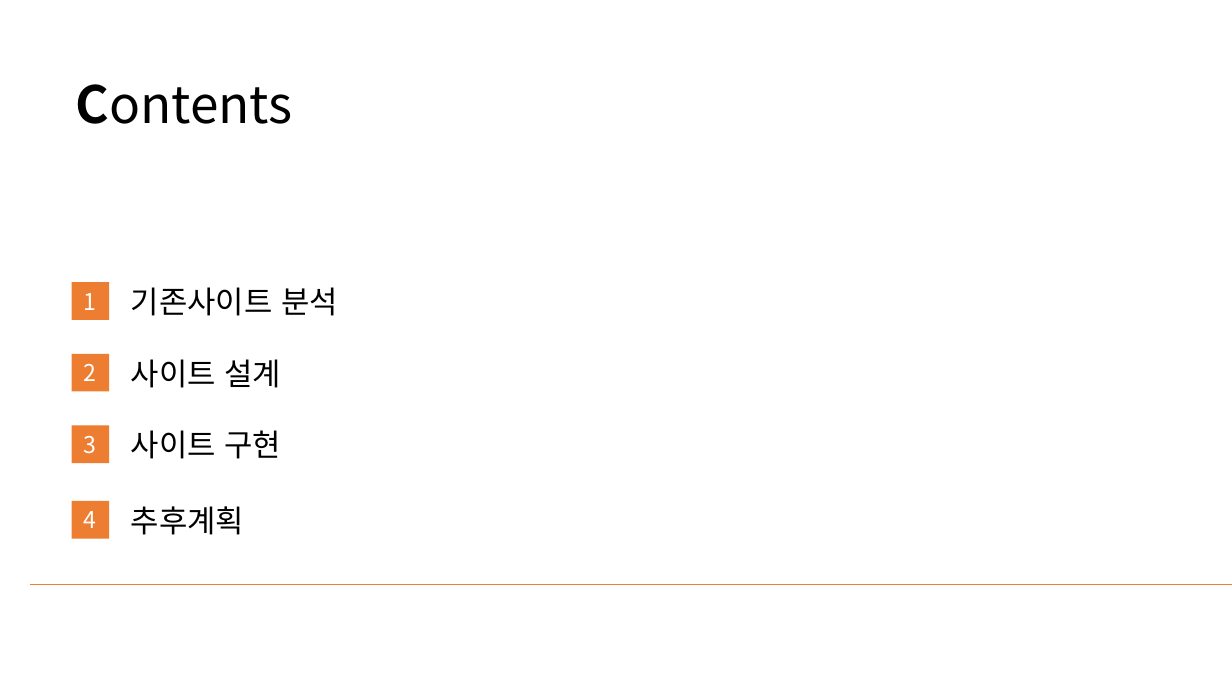
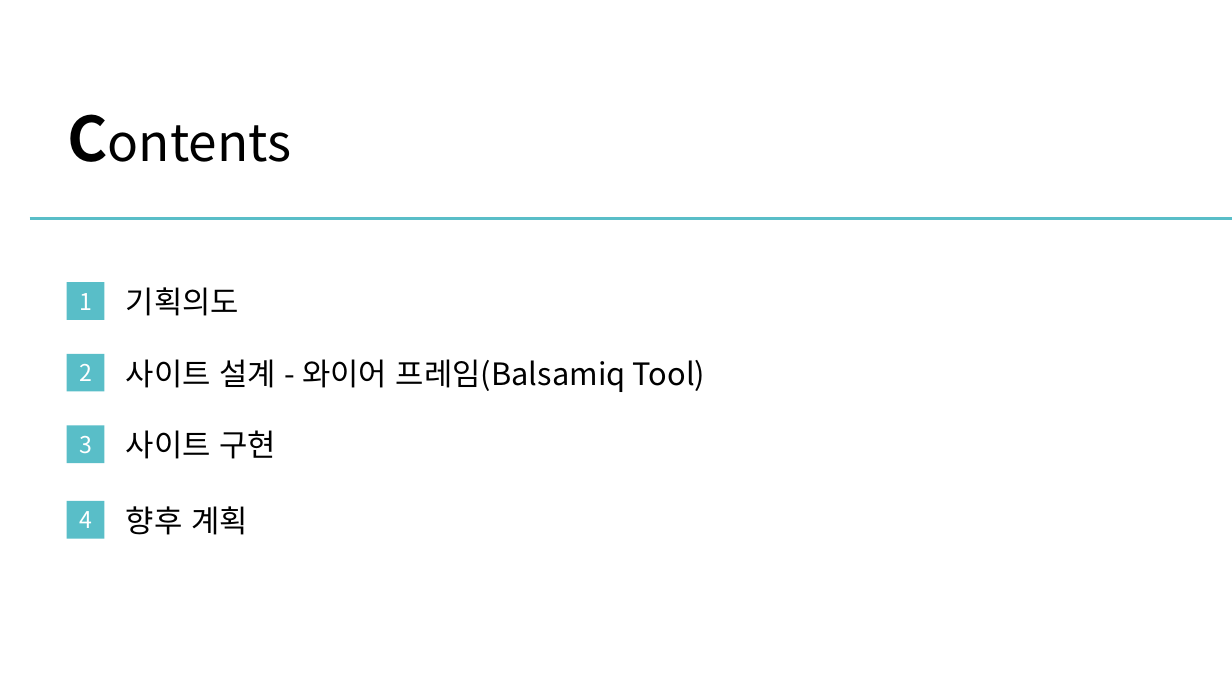
Before and after one commit to parkjjung79/FED-RF-2023-Project-PJH, a slide deck: slide 6 of 가이드문서.pptx (slide 2 before the commit). Drawn at 1232x693 pixels with LibreOffice and Linux fonts; fonts in the diff are those of the drawing. Boxes give left, top, right and bottom in pixels: in the first picture for what was removed or moved away, otherwise in the second. Text is boxed around its words. In the diff, an @@ line names an element or a change of style, - is before the commit and + after.

```diff
--- a/가이드문서.pptx
+++ b/가이드문서.pptx
@@ title "Contents": place and size @@
-title "Contents" at [76,84,293,124]
+title "Contents" at [58,61,1157,145]
@@ title "Contents" at [58,61,1157,145]: size 40 to 48 pt in "Contents" @@
@@ line added from (30, 219) to (1232, 219), #59BEC8 2.25 pt @@
@@ text at [126,287,239,316]: text changed @@
-기존사이트 분석
+기획의도
@@ text at [126,359,705,392]: text changed @@
-사이트 설계
+사이트 설계 - 와이어 프레임(Balsamiq Tool)
@@ 4 rectangles, 1 text: place and size @@
-4 rectangles, 1 text at [71,282,281,539]
+4 rectangles, 1 text at [67,282,276,539]
@@ fill #ED7D31 to #59BEC8 in 4 elements at [67,282,104,320], [67,354,104,392], [67,425,104,463], [67,501,104,539] @@
@@ text at [126,506,248,535]: text changed @@
-추후계획
+향후 계획
@@ line removed from (30, 585) to (1232, 585) @@
```
Also in this commit, not shown: 1 other slide changed, 6 slides added, 1 other file.
